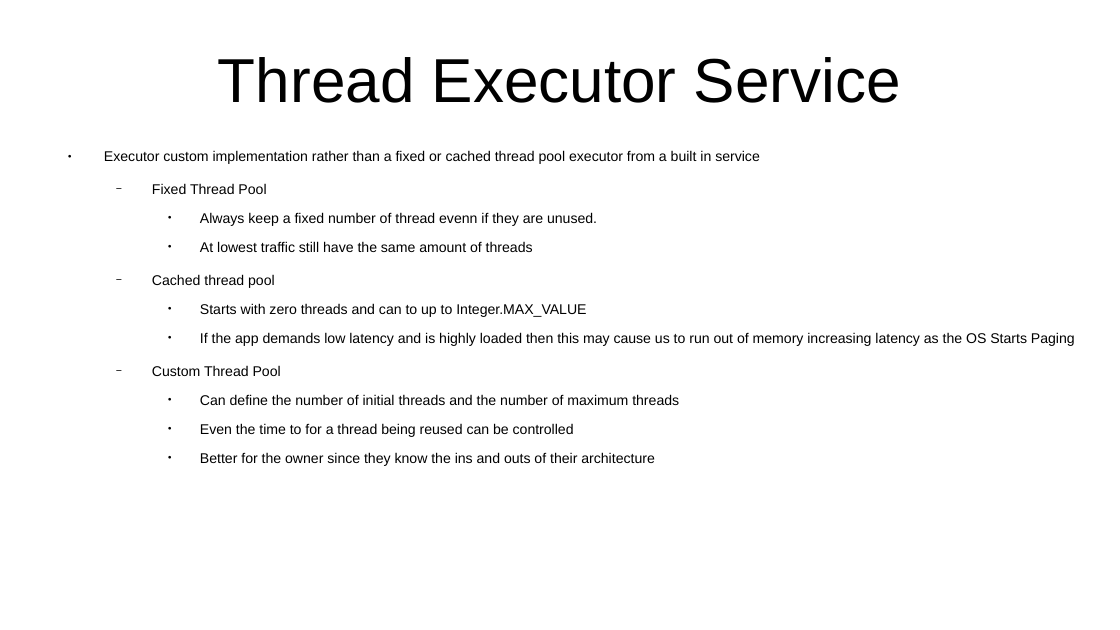
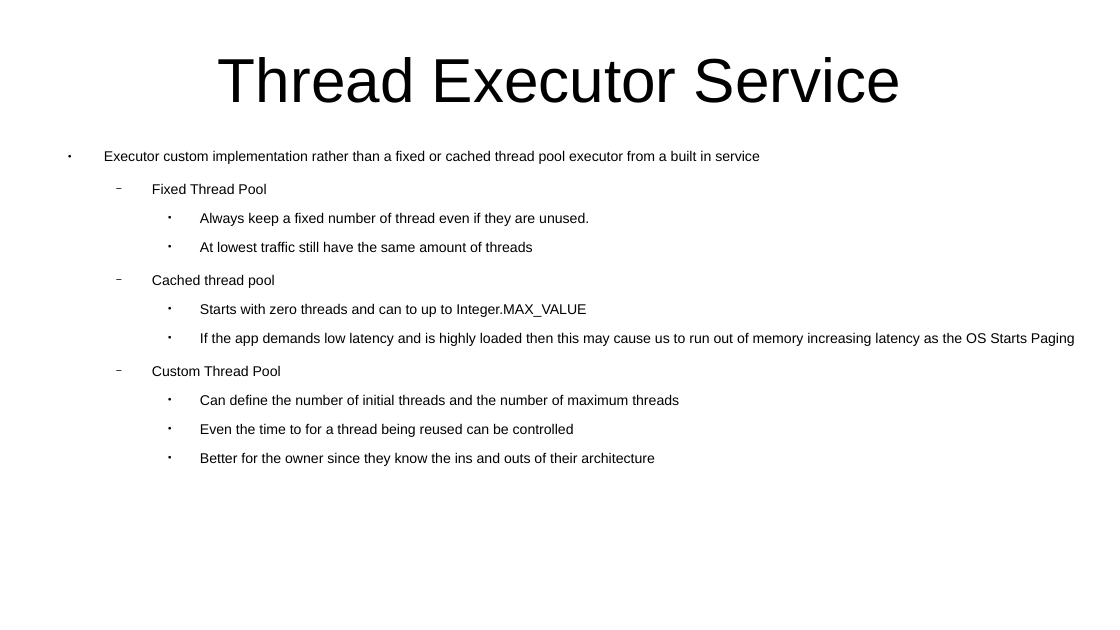
Before and after one commit to CharlesStockman/notesFromCourses, a slide deck: slide 8 of java/core/05_threading.odp. Drawn at 1120x630 pixels with LibreOffice and Linux fonts; fonts in the diff are those of the drawing. Boxes give left, top, right and bottom in pixels: in the first picture for what was removed or moved away, otherwise in the second. Text is boxed around its words. In the diff, an @@ line names an element or a change of style, - is before the commit and + after.

```diff
--- a/java/core/05_threading.odp
+++ b/java/core/05_threading.odp
@@ text at bbox=[200, 212, 589, 226]: text changed @@
-    ● Always keep a fixed number of thread evenn if they are unused.
+    ● Always keep a fixed number of thread even if they are unused.
```
Also in this commit, not shown: 15 other files.
